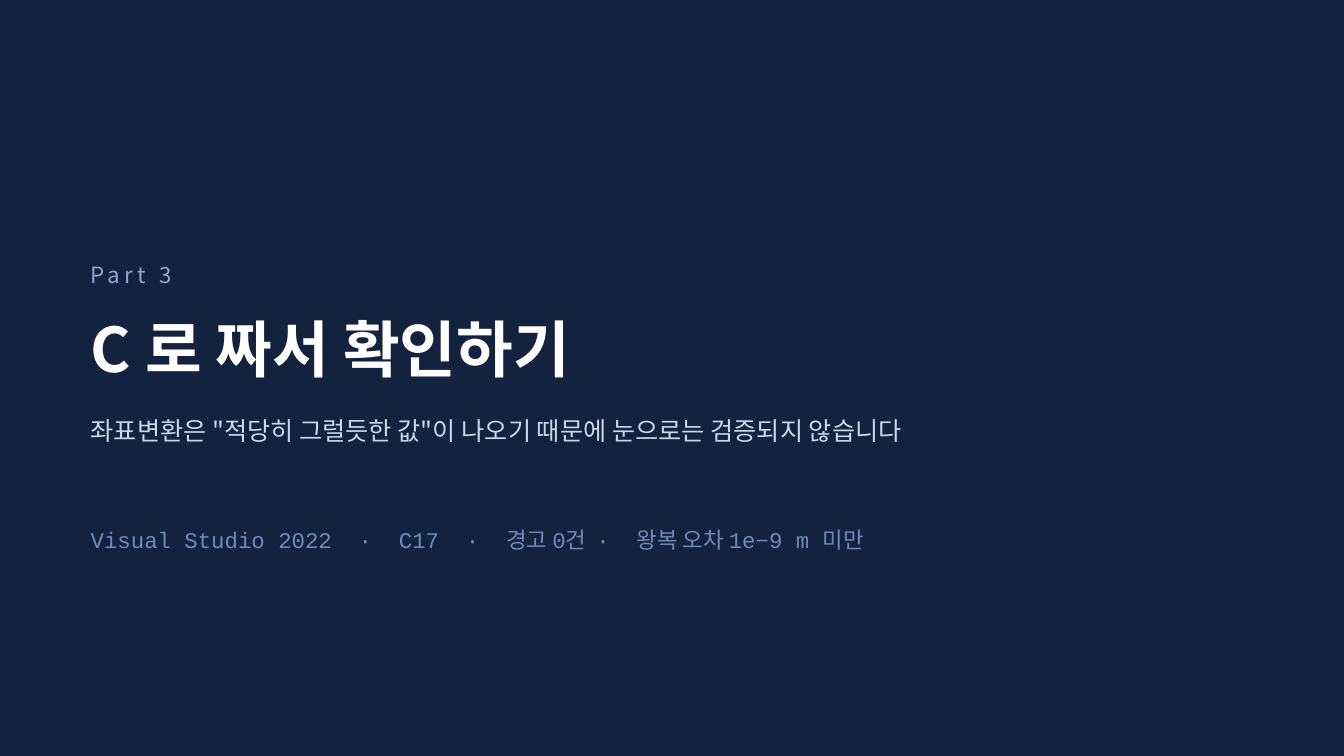
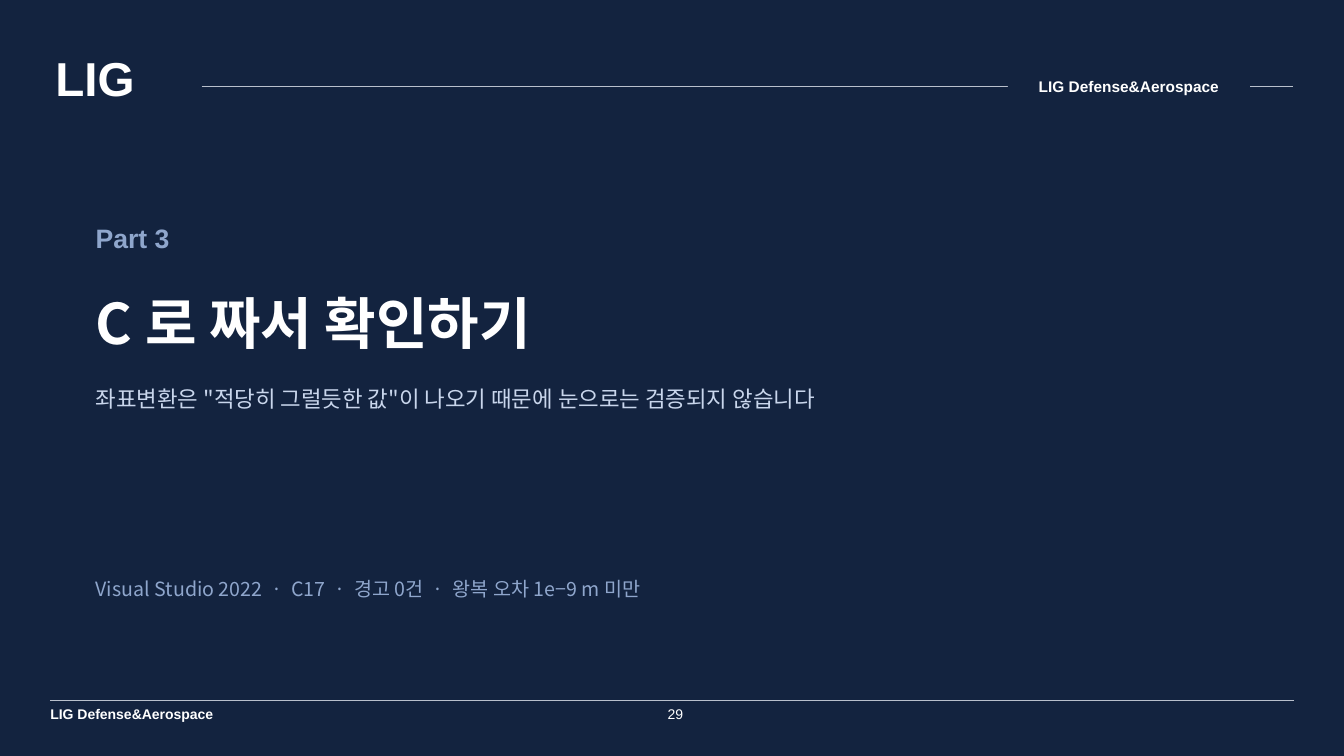
Before and after one commit to harley-hwan/IpcProc, a slide deck: slide 29 of Part2_CoordFrames/ref/산출물/Chapter2_coordinate_systems.pptx. Drawn at 1344x756 pixels with LibreOffice and Linux fonts; fonts in the diff are those of the drawing. Boxes give left, top, right and bottom in pixels: in the first picture for what was removed or moved away, otherwise in the second. Text is boxed around its words. In the diff, an @@ line names an element or a change of style, - is before the commit and + after.

```diff
--- a/Part2_CoordFrames/ref/산출물/Chapter2_coordinate_systems.pptx
+++ b/Part2_CoordFrames/ref/산출물/Chapter2_coordinate_systems.pptx
@@ text added at (55,62,134,97), 34 pt, text #FFFFFF, bold @@
+LIG
@@ line added from (202, 87) to (1294, 87), #B9C0CC 0.75 pt @@
@@ text added at (1039,81,1219,96), 11 pt, text #FFFFFF, bold @@
+LIG Defense&Aerospace
@@ text "Part 3": place and size @@
-text "Part 3" at (159,267,171,283)
+text "Part 3" at (96,229,170,248)
@@ text "Part 3" at (96,229,170,248): size 16 to 19 pt, font Noto Sans CJK KR to Arial, letter spacing 3 to 0 pt, bold on; vertical alignment middle to top @@
@@ text "C 로 짜서 확인하기": place and size @@
-text "C 로 짜서 확인하기" at (91,320,570,378)
+text "C 로 짜서 확인하기" at (96,296,531,349)
@@ text "C 로 짜서 확인하기" at (96,296,531,349): size 44 to 40 pt @@
@@ text "좌표변환은 "적당히 그럴듯한 값"이 나오기 ...": place and size @@
-text "좌표변환은 "적당히 그럴듯한 값"이 나오기 ..." at (91,419,902,442)
+text "좌표변환은 "적당히 그럴듯한 값"이 나오기 ..." at (96,388,814,409)
@@ text "좌표변환은 "적당히 그럴듯한 값"이 나오기 ..." at (96,388,814,409): size 18 to 16 pt; vertical alignment middle to top @@
@@ text "Visual Studio 2022 · C17 ...": place and size @@
-text "Visual Studio 2022 · C17 ..." at (91,529,864,550)
+text "Visual Studio 2022 · C17 ..." at (96,580,640,598)
@@ text "Visual Studio 2022 · C17 ..." at (96,580,640,598): size 16 to 14 pt, font Courier New to Noto Sans CJK KR, text colour #7189B5 to #8FA6CC; vertical alignment middle to top @@
@@ line added from (50, 701) to (1294, 701), #B9C0CC 0.75 pt @@
@@ text added at (50,709,213,722), 10 pt, text #FFFFFF, bold @@
+LIG Defense&Aerospace
@@ page number added at (668,709,684,719), 10 pt, text #FFFFFF @@
+29
```
Also in this commit, not shown: 34 other slides changed, 9 other files.
